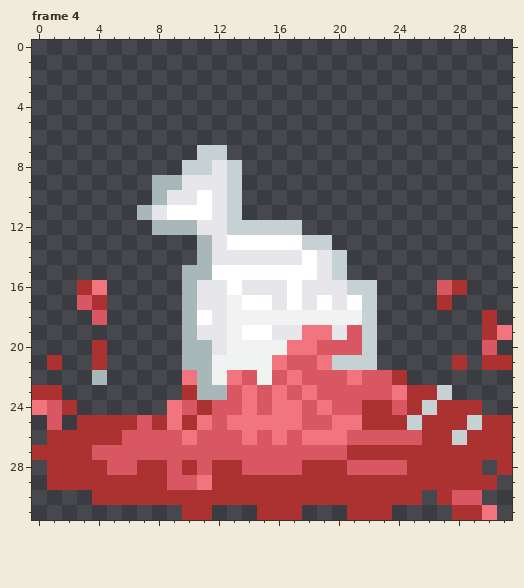
Two states of a pixel-art file, assets/sprites/items/potion_splashing.aseprite. Above: the version before the commit.
64x64 pixels, 4 frames. Shown: frame 4. The old version is drawn lined up with the new one, on the new canvas. The commit also changed other frames, which this record leaves out.
After:
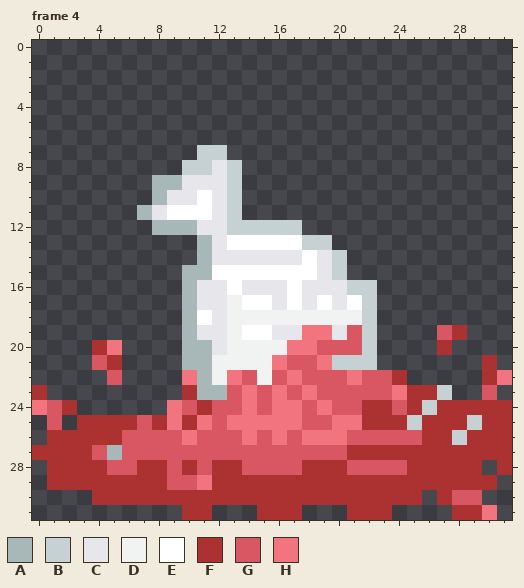
Palette (. is transparent): A #a8b8b9  B #c6d1d4  C #e7e6eb  D #f1f3f2  E #ffffff  F #ac3232  G #d95763  H #f2747f
Difference:
canvas 64x64 -> 32x32 (the part of the old canvas that was cut away was empty and is not shown)
Changed rows in their new state; - is an unchanged pixel.
Frame 4:
first column x 1:
16 --..----------------------..---
17 --..----------------------.----
18 ---.-------------------------.-
19 --------------------------GF-..
20 ----H---------------------F--.-
21 .--GF----------------------.--.
22 ---.G------------------------FH
23 .----------------------------G-
24 -----------------------------FF
27 ----A--------------------------
Where, in picture pixels (left, top, right, bottom), the same in both pictures:
changed: (47, 280, 122, 400)
changed: (437, 280, 512, 415)
changed: (107, 445, 122, 460)
